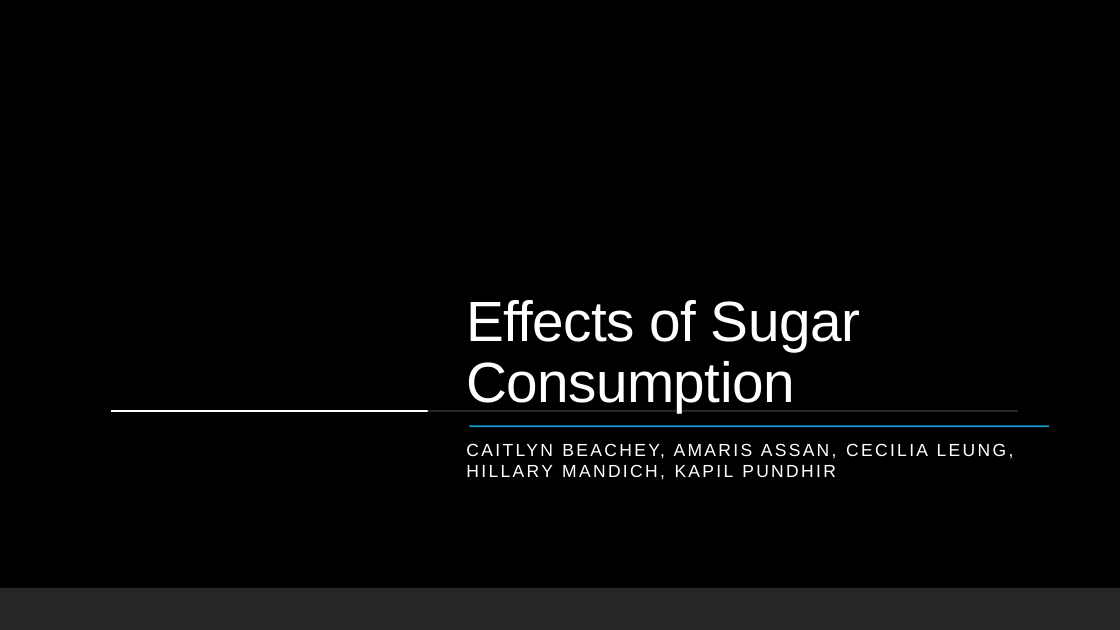
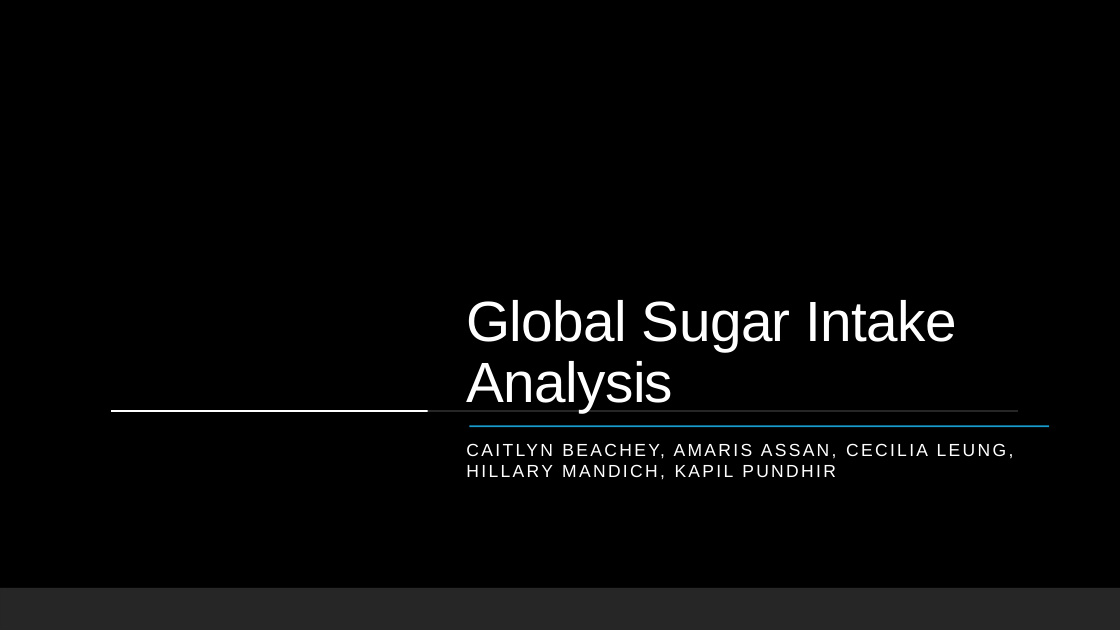
Before and after one commit to cbeachey/project1_influencers, a slide deck: slide 1 of Effects of Sugar Consumption.pptx. Drawn at 1120x630 pixels with LibreOffice and Linux fonts; fonts in the diff are those of the drawing; background and template pictures are left out. Boxes give left, top, right and bottom in pixels: in the first picture for what was removed or moved away, otherwise in the second. Text is boxed around its words. In the diff, an @@ line names an element or a change of style, - is before the commit and + after.

```diff
--- a/Effects of Sugar Consumption.pptx
+++ b/Effects of Sugar Consumption.pptx
@@ title at bbox=[466, 300, 956, 412]: text changed @@
-Effects of Sugar Consumption
+Global Sugar Intake Analysis
```
Also in this commit, not shown: 8 other slides changed, 1 slide added, 1 slide removed.
